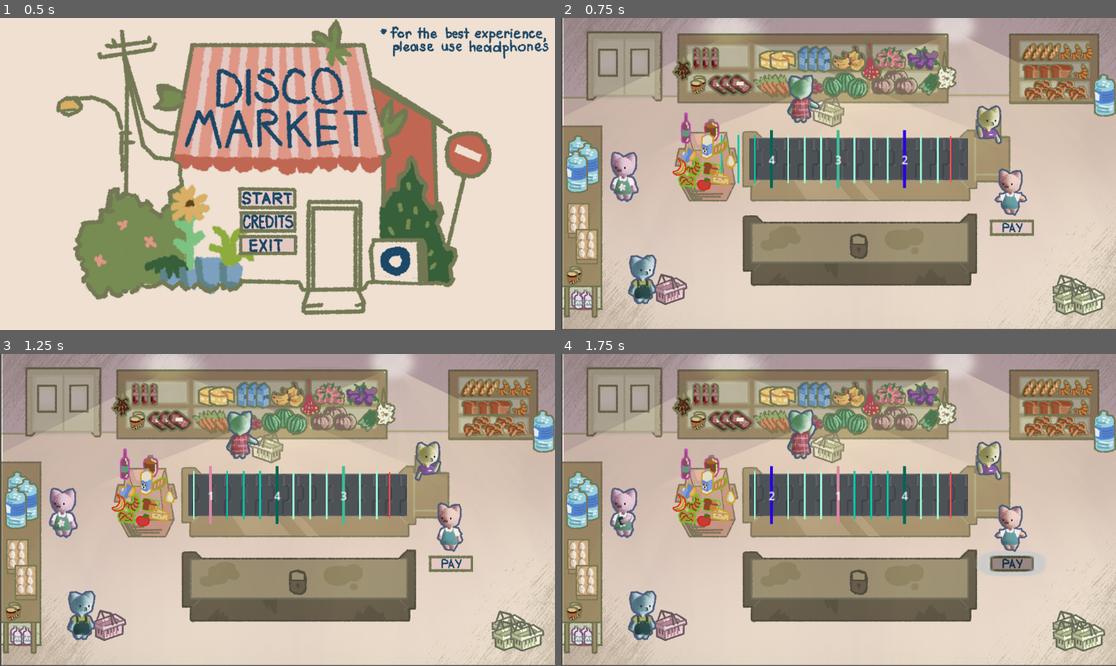
Above: before the commit, frames 1-4 (two rows, left to right).
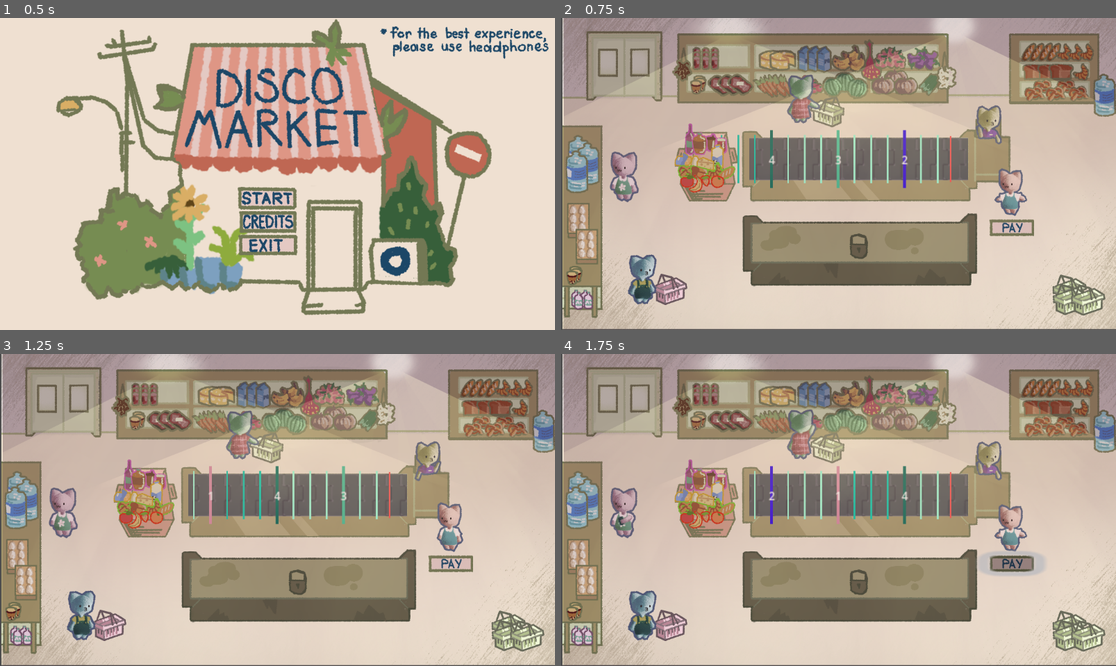
Above: after the commit, the same moments.

Repository: TheSenPie/disco-market
Game: Godot game, scene res://main_menu.tscn
Two runs of this game, one before a commit and one after it. Both use one fixed random seed, a clock stepped at 60 frames per second and the inputs below.
Inputs (mouse positions are in pixels of both pictures, inside the frame that each line leads up to):
- Up to frame 1 (0.5 s): no input
- Up to frame 2 (0.75 s): click (827, 198) at 0.5 s
- Up to frame 3 (1.25 s): no input
- Up to frame 4 (1.75 s): click (1010, 563) at 1.25 s

Frame 1 is identical in both runs. In frame 2, 11% of the frame differs, in the area x 1-100%, y 6-73%; in frame 3, 11%; in frame 4, 11%.

Commit message:
Fix y-sorting

Diff:
--- a/main.tscn
+++ b/main.tscn
@@ -30,6 +30,10 @@
 [ext_resource type="Texture2D" uid="uid://c28x1kpmhp0v8" path="res://assets/Sprites/Cats/cuntycat_2.png" id="24_0odxb"]
 [ext_resource type="Texture2D" uid="uid://c8wntjlx6q423" path="res://assets/Sprites/Buttons/paybuttonhover.png" id="25_lswn8"]
 [ext_resource type="Texture2D" uid="uid://c7cotfrv1mo8c" path="res://assets/Sprites/Buttons/paybutton.png" id="26_a6jrf"]
+[ext_resource type="PackedScene" uid="uid://bh21oqrbn7sqf" path="res://objects/item/fruits/strawberry.tscn" id="31_4k2k6"]
+[ext_resource type="PackedScene" uid="uid://dhykkpalock6x" path="res://objects/item/fruits/orange.tscn" id="32_0rl1p"]
+[ext_resource type="PackedScene" uid="uid://dbugxgas7hs05" path="res://objects/item/drinks/coffee.tscn" id="33_ok6jj"]
+[ext_resource type="PackedScene" uid="uid://bebn4snrc8d7r" path="res://objects/item/drinks/cola.tscn" id="34_facbu"]
 
 [sub_resource type="SpriteFrames" id="SpriteFrames_2cqfq"]
 animations = [{
@@ -114,6 +118,7 @@
 texture = ExtResource("26_a6jrf")
 
 [node name="Main" type="Node2D"]
+y_sort_enabled = true
 
 [node name="Preview" type="Sprite2D" parent="."]
 visible = false
@@ -122,25 +127,30 @@
 texture = ExtResource("1_ig7tw")
 
 [node name="Background" type="Sprite2D" parent="."]
+z_index = 1
 position = Vector2(579, 322)
 scale = Vector2(0.600002, 0.600003)
 texture = ExtResource("2_efxa6")
 
 [node name="Furniture" type="Sprite2D" parent="."]
+z_index = 2
 position = Vector2(579, 321)
 scale = Vector2(0.6, 0.599999)
 texture = ExtResource("3_w48qg")
 
 [node name="Lights" type="Sprite2D" parent="."]
+z_index = 100
 position = Vector2(581, 328)
 scale = Vector2(0.598798, 0.619684)
 texture = ExtResource("4_vivmo")
 
 [node name="Belt" parent="." instance=ExtResource("2_0xm2m")]
+z_index = 3
 position = Vector2(391, 249)
 scale = Vector2(1.889, 1.955)
 
 [node name="Food" type="Sprite2D" parent="."]
+z_index = 3
 position = Vector2(582, 325)
 scale = Vector2(0.6, 0.600001)
 texture = ExtResource("14_2cqfq")
@@ -148,6 +158,7 @@
 [node name="Animations" type="Node" parent="."]
 
 [node name="CashierAnimation" type="AnimatedSprite2D" parent="Animations"]
+z_index = 4
 position = Vector2(888, 223)
 scale = Vector2(0.56, 0.588943)
 sprite_frames = SubResource("SpriteFrames_2cqfq")
@@ -156,6 +167,7 @@
 speed_scale = 0.5
 
 [node name="Customer1Animation" type="AnimatedSprite2D" parent="Animations"]
+z_index = 4
 position = Vector2(934, 360)
 scale = Vector2(0.571297, 0.600005)
 sprite_frames = SubResource("SpriteFrames_82xsv")
@@ -164,6 +176,7 @@
 speed_scale = 0.5
 
 [node name="GreedyCatAnimation" type="AnimatedSprite2D" parent="Animations"]
+z_index = 4
 position = Vector2(503, 168)
 scale = Vector2(0.574185, 0.584202)
 sprite_frames = SubResource("SpriteFrames_ryguw")
@@ -171,6 +184,7 @@
 frame_progress = 0.481214
 
 [node name="LostCatAnimation" type="AnimatedSprite2D" parent="Animations"]
+z_index = 4
 position = Vector2(169, 543)
 scale = Vector2(0.600001, 0.6)
 sprite_frames = SubResource("SpriteFrames_1u8w0")
@@ -179,6 +193,7 @@
 speed_scale = 0.05
 
 [node name="CuntyCatAnimation" type="AnimatedSprite2D" parent="Animations"]
+z_index = 4
 position = Vector2(131, 330)
 scale = Vector2(0.599999, 0.599999)
 sprite_frames = SubResource("SpriteFrames_lswn8")
@@ -187,6 +202,7 @@
 speed_scale = 0.1
 
 [node name="Button" type="Button" parent="."]
+z_index = 5
 offset_left = 889.0
 offset_top = 418.0
 offset_right = 897.0
@@ -198,101 +214,68 @@
 theme_override_styles/normal = SubResource("StyleBoxTexture_seu75")
 
 [node name="Pretzel" parent="." instance=ExtResource("7_272bh")]
-y_sort_enabled = true
-position = Vector2(262, 338)
+z_index = 10
+position = Vector2(261, 319)
 
 [node name="Item" parent="." instance=ExtResource("8_4c57u")]
-y_sort_enabled = true
-position = Vector2(313, 315)
+z_index = 10
+position = Vector2(287, 323)
 
 [node name="Item2" parent="." instance=ExtResource("9_efxa6")]
-y_sort_enabled = true
-position = Vector2(274, 310)
+z_index = 10
+position = Vector2(318, 319)
 
 [node name="Item4" parent="." instance=ExtResource("10_dg77c")]
-y_sort_enabled = true
-position = Vector2(329, 270)
+z_index = 10
+position = Vector2(344, 322)
 
 [node name="Item3" parent="." instance=ExtResource("11_w48qg")]
-y_sort_enabled = true
-position = Vector2(264, 285)
+z_index = 10
+position = Vector2(254, 296)
 
 [node name="Item5" parent="." instance=ExtResource("12_vivmo")]
-y_sort_enabled = true
-position = Vector2(332, 334)
+z_index = 10
+position = Vector2(300, 303)
 
 [node name="Item6" parent="." instance=ExtResource("13_2cqfq")]
-y_sort_enabled = true
-position = Vector2(351, 299)
-
-[node name="Item8" parent="."]
-_import_path = NodePath("")
-unique_name_in_owner = false
-process_mode = 0
-process_priority = 0
-process_physics_priority = 0
-process_thread_group = 0
-physics_interpolation_mode = 0
-auto_translate_mode = 0
-editor_description = ""
-y_sort_enabled = true
-position = Vector2(339, 240)
-script = null
-
-[node name="Item9" parent="."]
-_import_path = NodePath("")
-unique_name_in_owner = false
-process_mode = 0
-process_priority = 0
-process_physics_priority = 0
-process_thread_group = 0
-physics_interpolation_mode = 0
-auto_translate_mode = 0
-editor_description = ""
-y_sort_enabled = true
-position = Vector2(281, 235)
-script = null
+z_index = 10
+position = Vector2(279, 301)
 
 [node name="Item10" parent="." instance=ExtResource("17_yaehf")]
-y_sort_enabled = true
-position = Vector2(259, 229)
+z_index = 10
+y_sort_enabled = true
+position = Vector2(268, 252)
 
 [node name="Item11" parent="." instance=ExtResource("18_074og")]
-y_sort_enabled = true
-position = Vector2(313, 233)
+z_index = 10
+position = Vector2(288, 261)
 
 [node name="Item7" parent="." instance=ExtResource("14_yaehf")]
-y_sort_enabled = true
-position = Vector2(303, 266)
+z_index = 10
+position = Vector2(324, 291)
 
 [node name="Item12" parent="." instance=ExtResource("19_cegan")]
-position = Vector2(297, 345)
-
-[node name="Item13" parent="."]
-_import_path = NodePath("")
-unique_name_in_owner = false
-process_mode = 0
-process_priority = 0
-process_physics_priority = 0
-process_thread_group = 0
-physics_interpolation_mode = 0
-auto_translate_mode = 0
-editor_description = ""
-position = Vector2(338, 351)
-script = null
-
-[node name="Item14" parent="."]
-_import_path = NodePath("")
-unique_name_in_owner = false
-process_mode = 0
-process_priority = 0
-process_physics_priority = 0
-process_thread_group = 0
-physics_interpolation_mode = 0
-auto_translate_mode = 0
-editor_description = ""
-position = Vector2(268, 353)
-script = null
+z_index = 10
+position = Vector2(262, 339)
 
 [node name="Item15" parent="." instance=ExtResource("22_ryguw")]
-position = Vector2(246, 309)
+z_index = 10
+position = Vector2(280, 344)
+
+[node name="Item8" parent="." instance=ExtResource("31_4k2k6")]
+z_index = 10
+position = Vector2(300, 338)
+
+[node name="Item9" parent="." instance=ExtResource("32_0rl1p")]
+z_index = 10
+position = Vector2(325, 340)
+
+[node name="Item13" parent="." instance=ExtResource("33_ok6jj")]
+z_index = 10
+y_sort_enabled = true
+position = Vector2(310, 259)
+
+[node name="Item14" parent="." instance=ExtResource("34_facbu")]
+z_index = 10
+y_sort_enabled = true
+position = Vector2(333, 265)
Not shown: 1 places in main.tscn that only renumber resources
